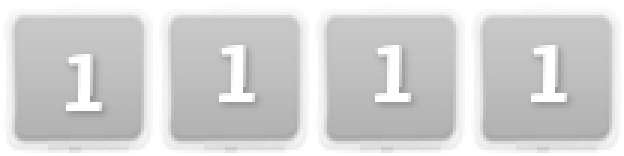
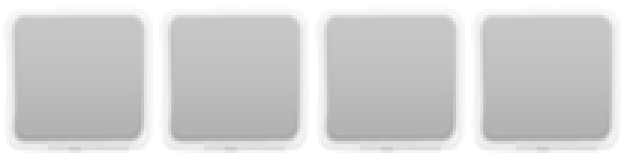
Layers edited between the first and the second 624×156 image:
hid "Drop Shadow #4" over [528, 42, 576, 111]
hid "Drop Shadow #3" over [372, 42, 420, 111]
hid "Drop Shadow #2" over [216, 42, 264, 111]
hid "Drop Shadow #1" over [63, 51, 111, 120]
